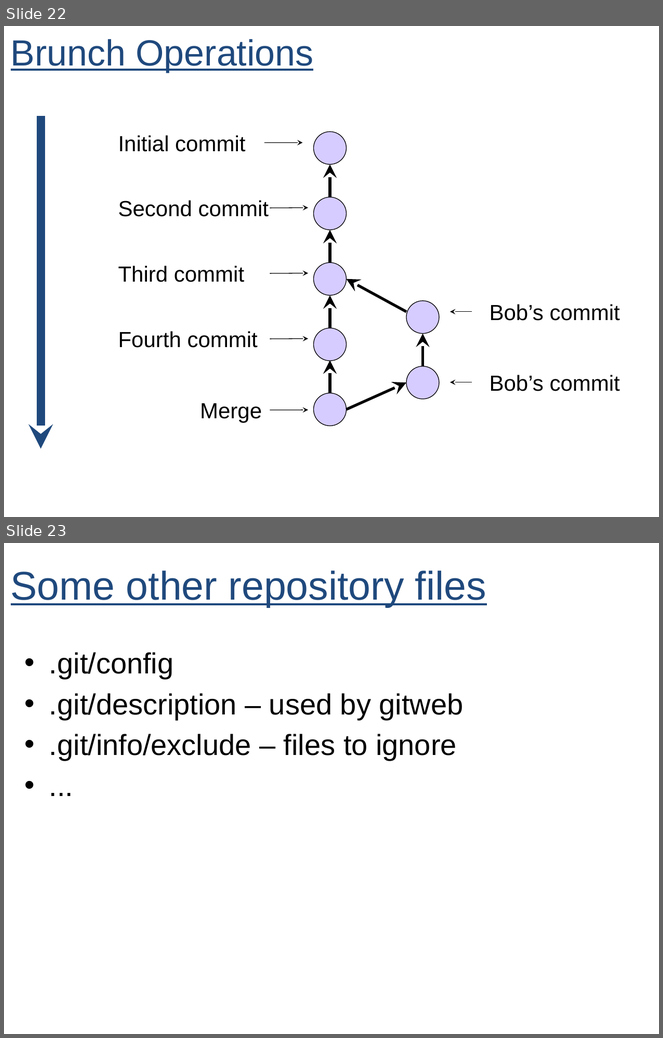
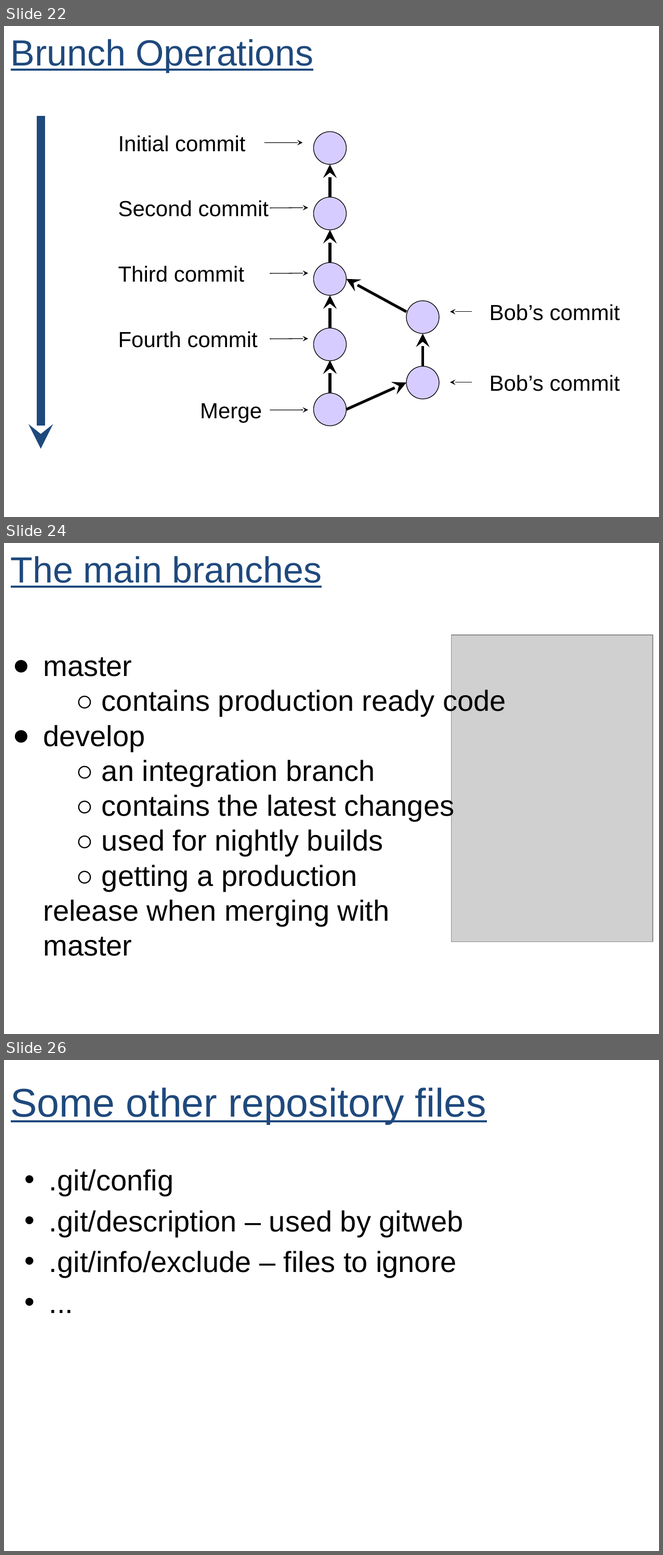
Before and after one commit to rotshtein/gitintro, a slide deck: Rogat-Git_intro.pptx. Shown one above the other, each under a label of ours: slides 22 and 23 before the commit, slides 22, 24 and 26 after it; the slides between them are not shown. The pictures are 663x1038 and 663x1555 pixels, drawn with LibreOffice and Linux fonts; fonts in the diff are those of the drawing; grey boxes stand for pictures. Boxes give left, top, right and bottom in pixels: in the first picture for what was removed or moved away, otherwise in the second. Text is boxed around its words. In the diff, an @@ line names an element or a change of style, - is before the commit and + after.

```diff
--- a/Rogat-Git_intro.pptx
+++ b/Rogat-Git_intro.pptx
@@ slide 24 added at [4, 543, 659, 1034], background #FFFFFF @@
@@ text added at [11, 556, 322, 588], 40 pt, text #1F497D, underline @@
+The main branches
@@ picture added at [452, 636, 652, 943] @@
@@ text added at [44, 657, 506, 956], 32 pt, text #000000 @@
+● master
+○ contains production ready code
+● develop
+○ an integration branch
+○ contains the latest changes
+○ used for nightly builds
+○ getting a production
+release when merging with
+master
@@ what was slide 23 is now slide 26 @@
```
Also in this commit, not shown: 1 slide changed, 2 other slides added.
